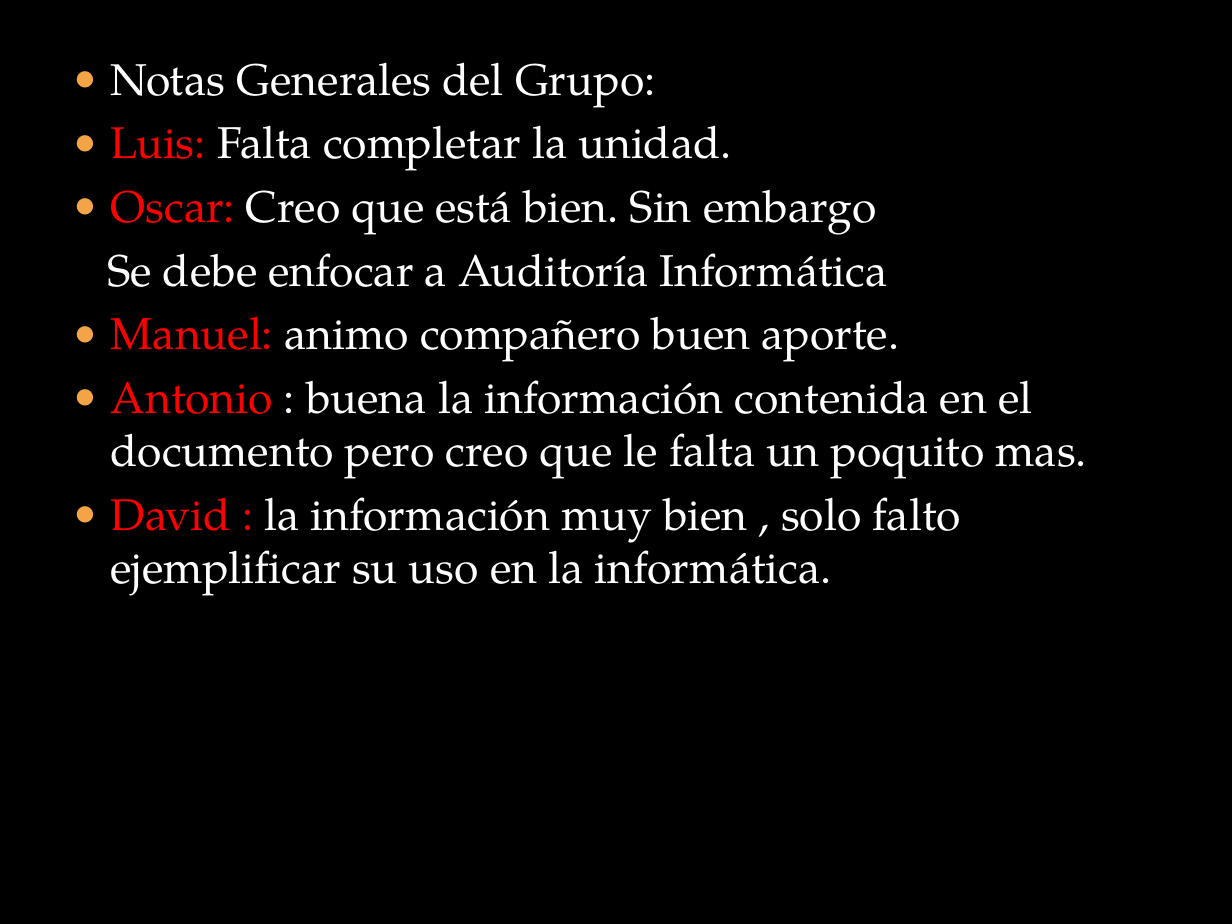
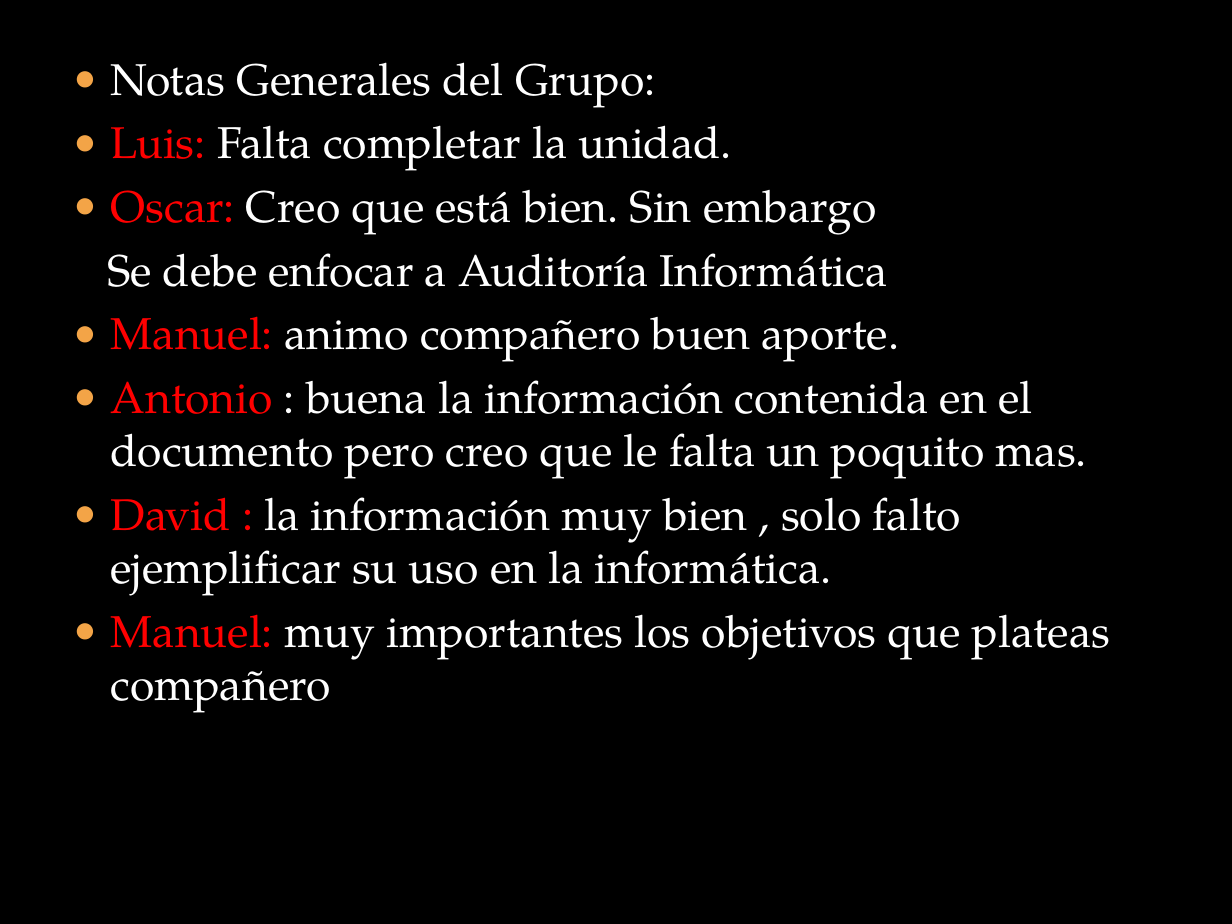
Before and after one commit to lc850/auditoria, a slide deck: slide 13 of HECTOR.pptx. Drawn at 1232x924 pixels with LibreOffice and Linux fonts; fonts in the diff are those of the drawing; background and template pictures are left out. Boxes give left, top, right and bottom in pixels: in the first picture for what was removed or moved away, otherwise in the second. Text is boxed around its words. In the diff, an @@ line names an element or a change of style, - is before the commit and + after.

Commit message:
manuel

```diff
--- a/HECTOR.pptx
+++ b/HECTOR.pptx
@@ text at [111, 614, 1111, 713]: paragraph added @@
+● Manuel: muy importantes los objetivos que plateas compañero
```
